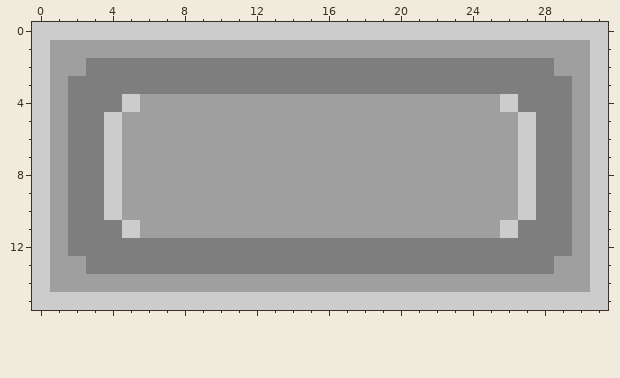
A pixel-art sprite gets an edit: assets/sprites/separated_sprites/platform.png. The picture above is the old version.
The file is 32x16 pixels. Colours within 5 levels of each other are drawn and written as one.
The same view after the edit:
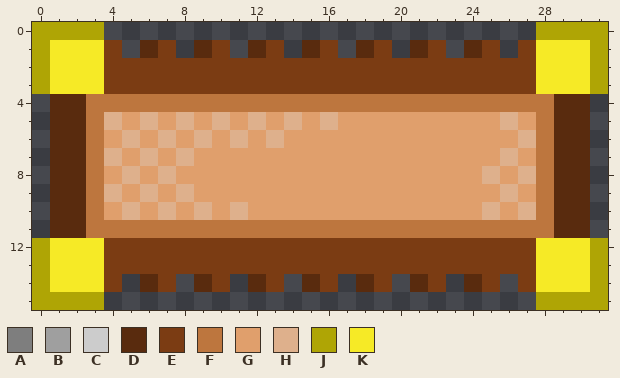
Palette (. is transparent): A #7e7e7e  B #9f9f9f  C #cccccc  D #592b0e  E #7b3c13  F #bd763e  G #e09f6c  H #deb08c  J #afa505  K #f6ea26
Edits made:
Changed rows in their new state; - is an unchanged pixel.
first column x 0:
 0 JJJJ........................JJJJ
 1 JKKKE.DE.DE.DE.DE.DE.DE.DE.EKKKJ
 2 JKKKEEEEEEEEEEEEEEEEEEEEEEEEKKKJ
 3 JKKKEEEEEEEEEEEEEEEEEEEEEEEEKKKJ
 4 .DDFFFFFFFFFFFFFFFFFFFFFFFFFFDD.
 5 .DDFHGHGHGHGHGHGHGGGGGGGGGHGFDD.
 6 .DDFGHGHGHGHGHGGGGGGGGGGGGGHFDD.
 7 .DDFHGHGHGGGGGGGGGGGGGGGGGHGFDD.
 8 .DDFGHGHGGGGGGGGGGGGGGGGGHGHFDD.
 9 .DDFHGHGHGGGGGGGGGGGGGGGGGHGFDD.
10 .DDFGHGHGHGHGGGGGGGGGGGGGHGHFDD.
11 .DDFFFFFFFFFFFFFFFFFFFFFFFFFFDD.
12 JKKKEEEEEEEEEEEEEEEEEEEEEEEEKKKJ
13 JKKKEEEEEEEEEEEEEEEEEEEEEEEEKKKJ
14 JKKKE.DE.DE.DE.DE.DE.DE.DE.EKKKJ
15 JJJJ........................JJJJ
Boxes around the changes in both pictures, in picture pixels (x1, y1, x2, y2):
changed: (32, 22, 608, 310)
